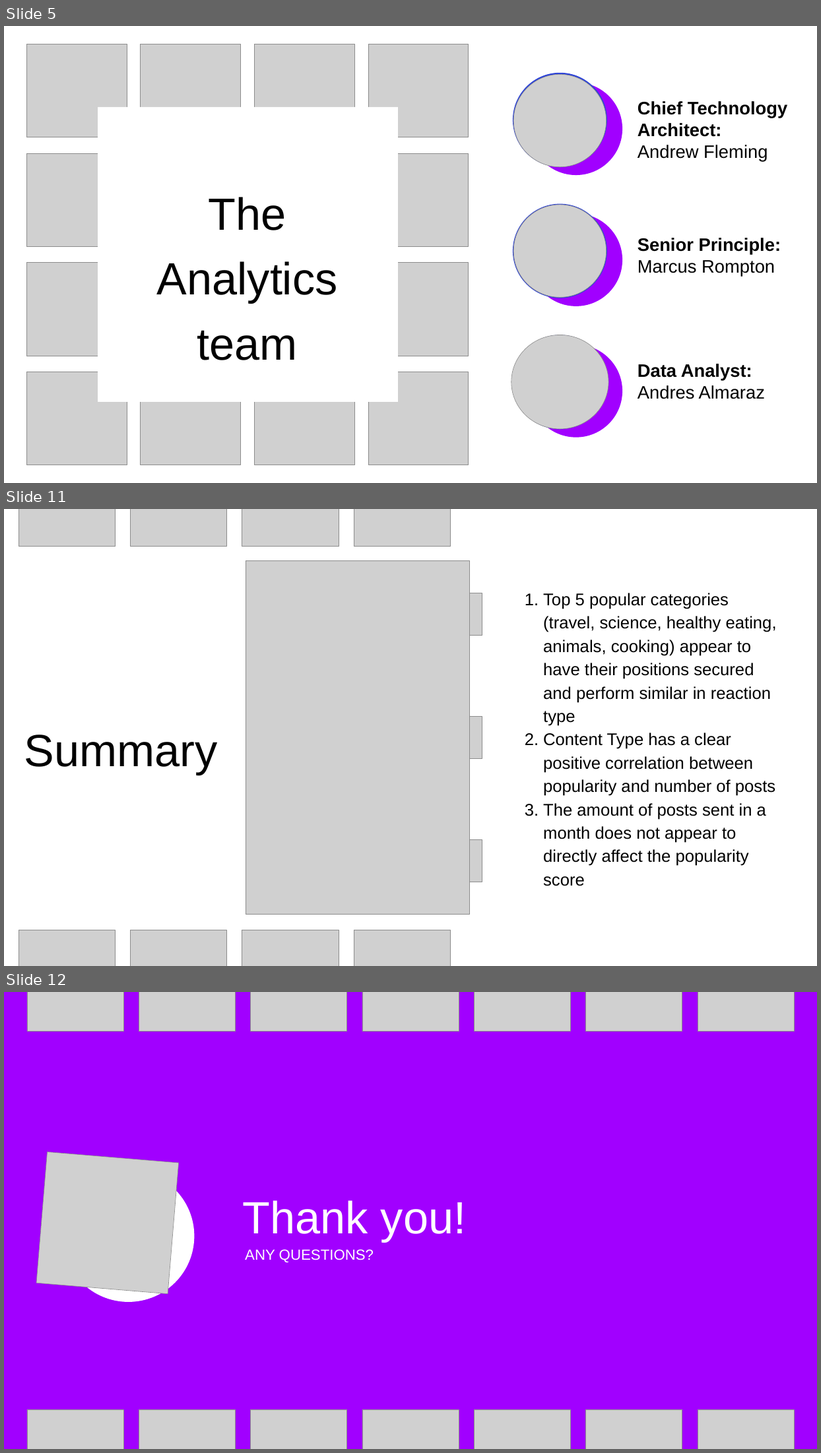
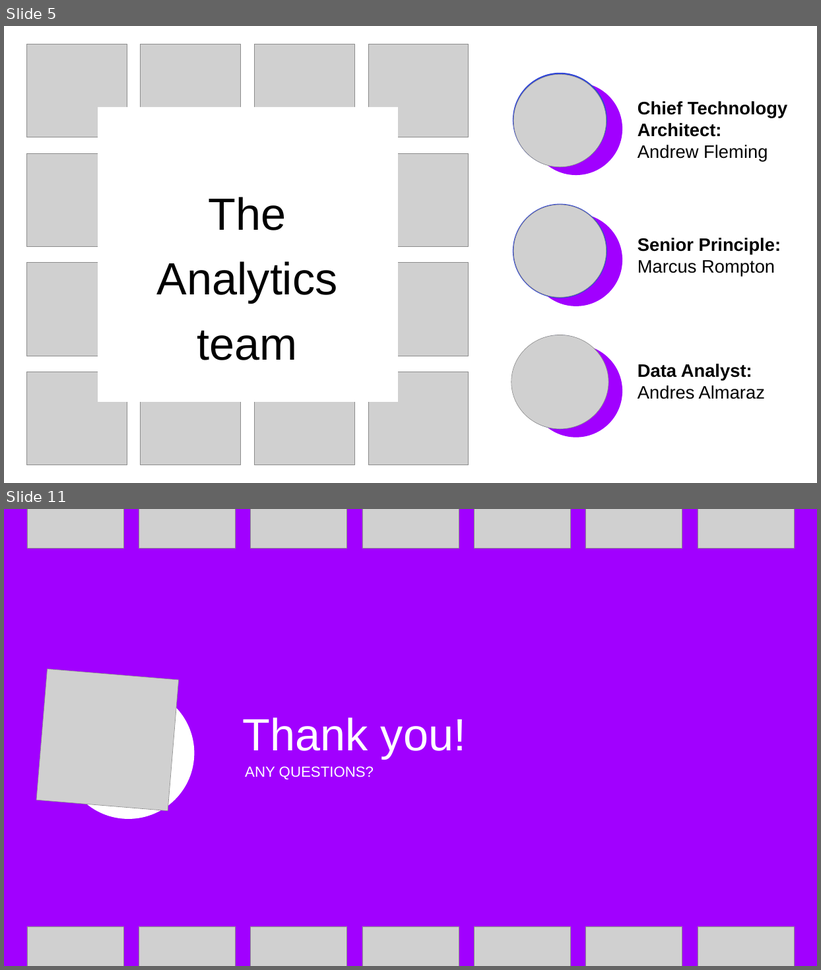
Before and after one commit to Cabone01/Data_Analytics_n_Visualizations, a slide deck: Social Buzz Analysis.pptx. Shown one above the other, each under a label of ours: slides 5, 11 and 12 before the commit, slides 5 and 11 after it; the slides between them are not shown. The pictures are 821x1453 and 821x970 pixels, drawn with LibreOffice and Linux fonts; fonts in the diff are those of the drawing; grey boxes stand for pictures. Boxes give left, top, right and bottom in pixels: in the first picture for what was removed or moved away, otherwise in the second. Text is boxed around its words. In the diff, an @@ line names an element or a change of style, - is before the commit and + after.

```diff
--- a/Social Buzz Analysis.pptx
+++ b/Social Buzz Analysis.pptx
@@ slide 11 removed at (4, 509, 817, 966), background #FFFFFF @@
@@ group removed at (19, 509, 450, 547): 4 pictures @@
@@ picture removed at (246, 560, 470, 915) @@
@@ picture removed at (469, 593, 482, 636) @@
@@ text removed at (543, 593, 777, 887) @@
-1. Top 5 popular categories (travel, science, healthy eating, animals, cooking) appear to have their positions secured and perform similar in reaction type
-2. Content Type has a clear positive correlation between popularity and number of posts
-3. The amount of posts sent in a month does not appear to directly affect the popularity score
@@ picture removed at (469, 717, 482, 758) @@
@@ text removed at (24, 735, 218, 775) @@
-Summary
@@ picture removed at (469, 840, 482, 882) @@
@@ group removed at (19, 931, 450, 966): 4 pictures @@
@@ what was slide 12 is now slide 11 @@
```
Also in this commit, not shown: 4 slides changed, 3 slides added, 3 other slides removed, 1 other file.
